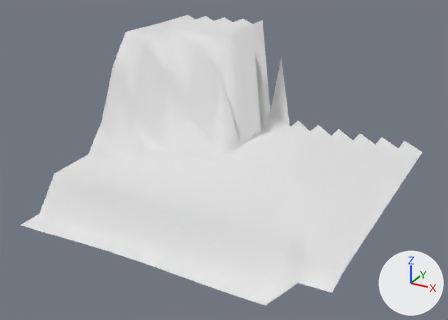
Two versions of the OBJ model models/areas/sprouthollow/grass_-1_-2.obj, one commit apart.
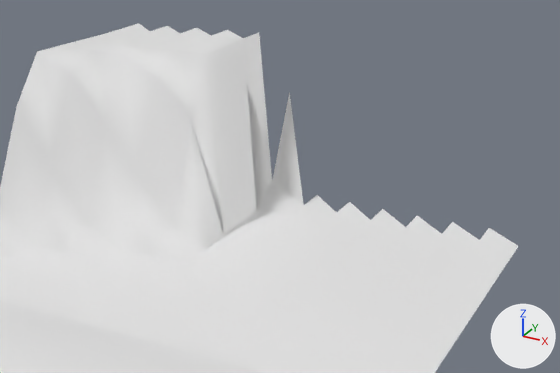
Each version appears first whole from a camera (50 mm lens) standing at (8.5, -3.9, 22.7) and looking at (-12.6, 34.5, 3.5), and next in a close-up on the part from 23% to 100% of the width and 0% to 72% of the height. The lights are fixed; the arrows at lower right show +X, +Y and +Z. The first two pictures are the older version. Where no turn or scale is listed for an object, it has been applied to the vertices. Vertices at exactly the same position are counted once.

In view in the first close-up: 'grass_-1_-2'.
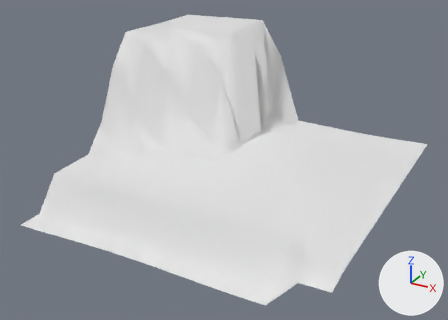
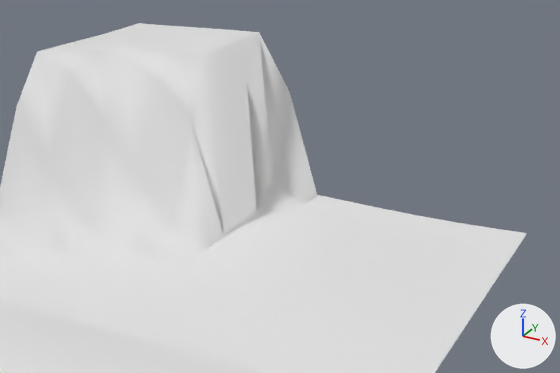
Patch to the scene script:
```diff
--- a/models/areas/sprouthollow/grass_-1_-2.obj.py
+++ b/models/areas/sprouthollow/grass_-1_-2.obj.py
@@ me_grass__1__2 @@
 # used by ob_grass__1__2; location = (0.0, 0.0, 0.0)
-me_grass__1__2.from_pydata(...)  # 168 vertices, 276 faces; spans x -24.0..0.0, y 24.0..48.0, z -0.1..11.6
+me_grass__1__2.from_pydata(...)  # 203 vertices, 300 faces; spans x -24.0..0.0, y 24.0..48.0, z -0.1..11.6
+# me_grass__1__2 part 1
+# 17 vertices are added at x -22.0..0.0, y 46.0..48.0, z 2.4..11.6
+# 12 new vertices lie (0.0, 2.0, 0.0) away from vertices in x -22.0..0.0, y 46.0, z 2.4..11.6
+# 6 new vertices lie (-2.0, 0.0, 0.0) away from vertices in x -22.0..-2.0, y 48.0, z 2.4..11.6
+# 24 new faces join them
```

Where the change shows, as pixel boxes (x1, y1, x2, y2) in the close-ups (560 x 373 px):
'grass_-1_-2', reshaped: before (0, 23, 518, 373); after (0, 23, 527, 373)
part 1 of me_grass__1__2, added: after (139, 23, 527, 246)
